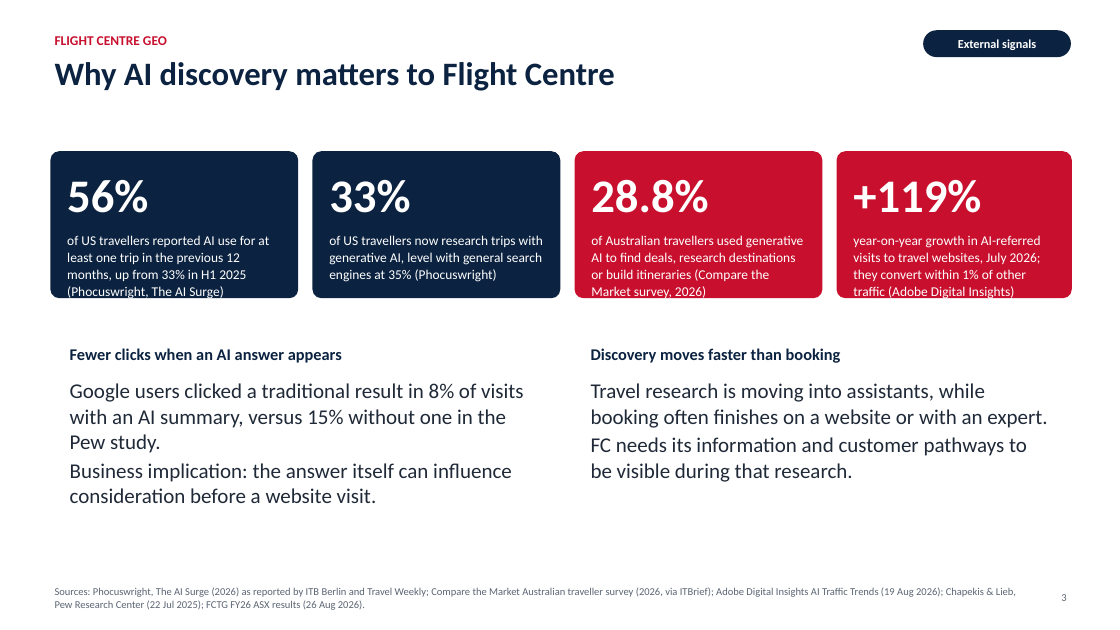
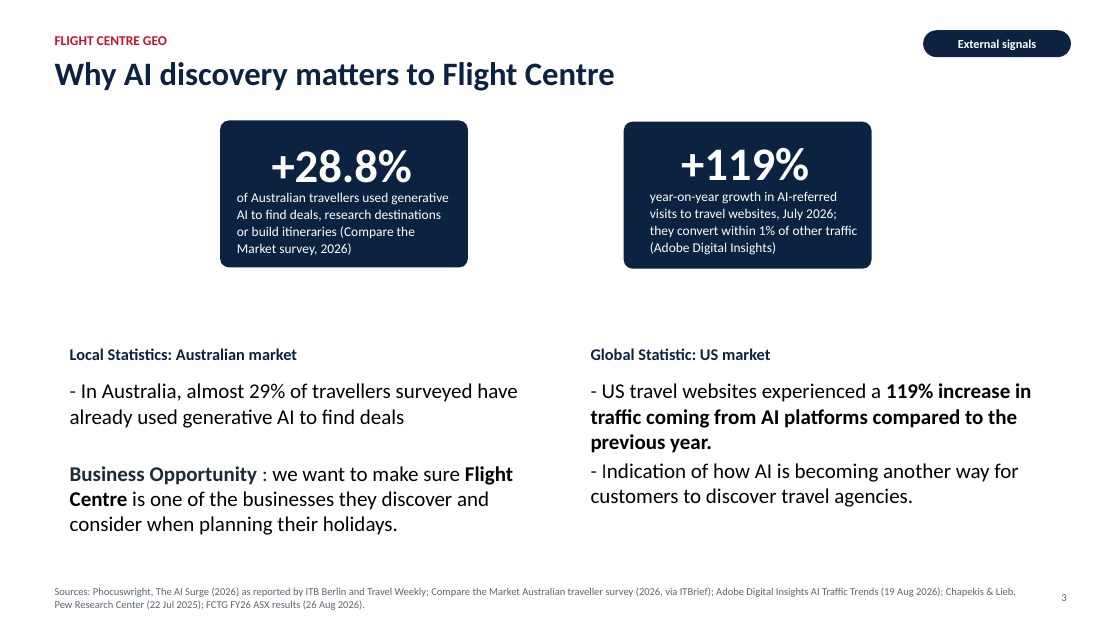
Before and after one commit to muhammadmubbashar/GEO--Generative-Engine-Optimisation, a slide deck: slide 4 of presentation/FC_GEO_Leadership_Final.pptx (slide 3 before the commit). Drawn at 1120x630 pixels with LibreOffice and Linux fonts; fonts in the diff are those of the drawing. Boxes give left, top, right and bottom in pixels: in the first picture for what was removed or moved away, otherwise in the second. Text is boxed around its words. In the diff, an @@ line names an element or a change of style, - is before the commit and + after.

```diff
--- a/presentation/FC_GEO_Leadership_Final.pptx
+++ b/presentation/FC_GEO_Leadership_Final.pptx
@@ rounded rectangle moved from (x1=50, y1=151, x2=298, y2=298) to (x1=220, y1=120, x2=468, y2=267) @@
@@ text at (x1=272, y1=149, x2=412, y2=194): text changed @@
-28.8%
++28.8%
@@ rounded rectangle moved from (x1=313, y1=151, x2=560, y2=298) to (x1=623, y1=122, x2=871, y2=269) @@
@@ text "+119%" rewrapped from (x1=853, y1=180, x2=981, y2=213) to (x1=681, y1=148, x2=809, y2=192) @@
@@ rounded rectangle removed at (x1=575, y1=151, x2=823, y2=298) @@
@@ rounded rectangle removed at (x1=837, y1=151, x2=1072, y2=298) @@
@@ text removed at (x1=67, y1=180, x2=148, y2=213) @@
-56%
@@ text "of Australian travellers used generative ..." moved from (x1=591, y1=235, x2=803, y2=300) to (x1=237, y1=192, x2=448, y2=255) @@
@@ text removed at (x1=329, y1=180, x2=410, y2=213) @@
-33%
@@ text "year-on-year growth in AI-referred visits ..." moved from (x1=853, y1=235, x2=1041, y2=300) to (x1=650, y1=191, x2=858, y2=255) @@
@@ text "year-on-year growth in AI-referred visits ..." at (x1=650, y1=191, x2=858, y2=255): more space between paragraphs @@
@@ text removed at (x1=67, y1=235, x2=269, y2=300) @@
-of US travellers reported AI use for at least one trip in the previous 12 months, up from 33% in H1 2025 (Phocuswright, The AI Surge)
@@ text removed at (x1=329, y1=235, x2=543, y2=282) @@
-of US travellers now research trips with generative AI, level with general search engines at 35% (Phocuswright)
@@ text at (x1=70, y1=348, x2=297, y2=360): text changed @@
-Fewer clicks when an AI answer appears
+Local Statistics: Australian market
@@ text at (x1=591, y1=348, x2=770, y2=360): text changed @@
-Discovery moves faster than booking
+Global Statistic: US market
@@ text at (x1=70, y1=383, x2=517, y2=535): text changed; text colour #1F2937 to #000000 @@
-Google users clicked a traditional result in 8% of visits with an AI summary, versus 15% without one in the Pew study.
-Business implication: the answer itself can influence consideration before a website visit.
+- In Australia, almost 29% of travellers surveyed have already used generative AI to find deals
+Business Opportunity : we want to make sure Flight Centre is one of the businesses they discover and consider when planning their holidays.
@@ text at (x1=591, y1=383, x2=1031, y2=507): text changed; text colour #1F2937 to #000000 @@
-Travel research is moving into assistants, while booking often finishes on a website or with an expert.
-FC needs its information and customer pathways to be visible during that research.
+- US travel websites experienced a 119% increase in traffic coming from AI platforms compared to the previous year.
+- Indication of how AI is becoming another way for customers to discover travel agencies.
```
Also in this commit, not shown: 14 other slides changed, 14 slides added, 20 slides removed, 7 other files.
